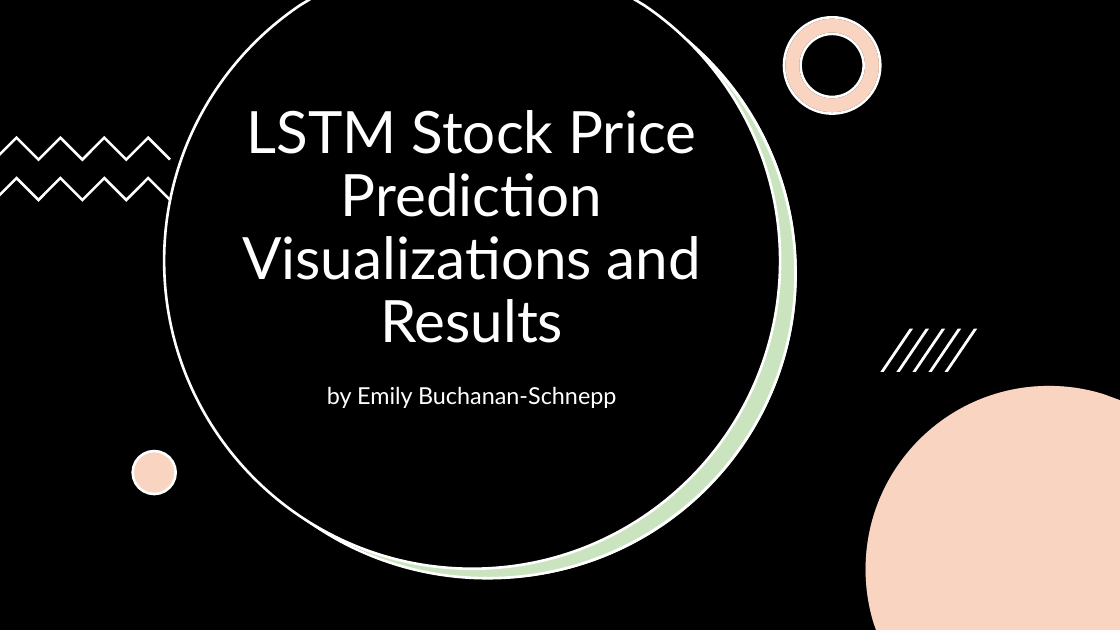
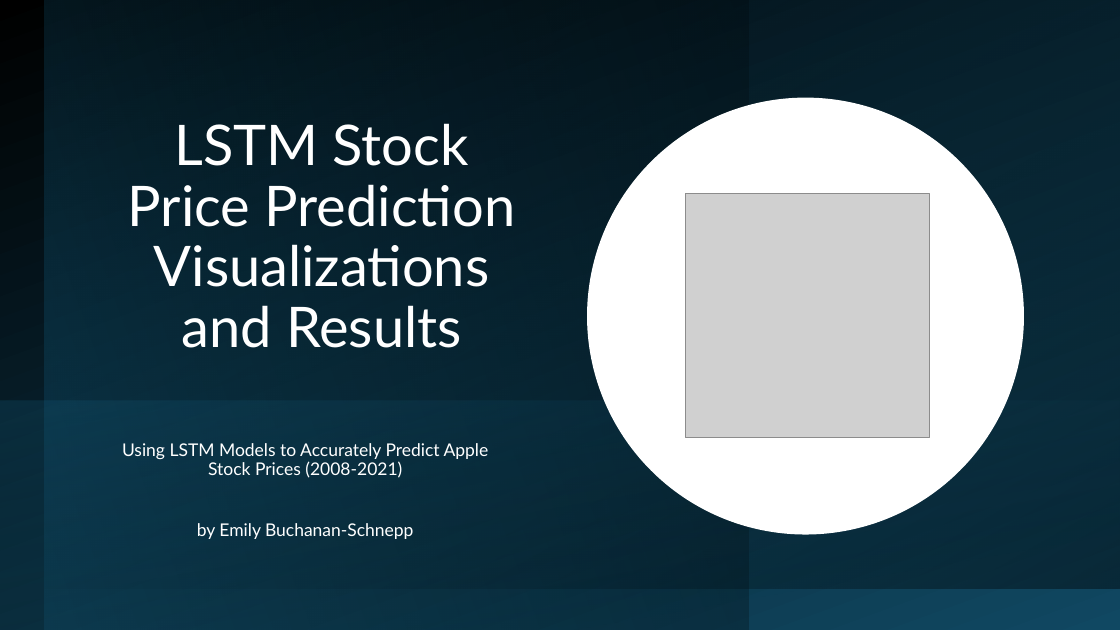
Before and after one commit to emilyschnepp/appleStockPrediction, a slide deck: slide 1 of appleStockResultsandViz.pptx. Drawn at 1120x630 pixels with LibreOffice and Linux fonts; fonts in the diff are those of the drawing; grey boxes stand for pictures. Boxes give left, top, right and bottom in pixels: in the first picture for what was removed or moved away, otherwise in the second. Text is boxed around its words. In the diff, an @@ line names an element or a change of style, - is before the commit and + after.

```diff
--- a/appleStockResultsandViz.pptx
+++ b/appleStockResultsandViz.pptx
@@ rectangle at (0, 0, 1120, 630): fill #000000 to gradient #000000 to #104862; mirrored @@
@@ rectangle added at (45, 0, 749, 630), fill gradient #104862 to #000000 @@
@@ rectangle added at (45, 0, 1120, 589), fill gradient #156082 to #000000 @@
@@ freeform shape removed at (164, 0, 780, 569) @@
@@ freeform shape removed at (180, 0, 796, 578) @@
@@ freeform shape removed at (186, 0, 797, 579) @@
@@ freeform shape removed at (784, 18, 881, 114) @@
@@ freeform shape removed at (784, 18, 881, 114) @@
@@ title "LSTM Stock Price Prediction Visualizations ...": place and size @@
-title "LSTM Stock Price Prediction Visualizations ..." at (242, 110, 701, 343)
+title "LSTM Stock Price Prediction Visualizations ..." at (128, 123, 516, 348)
@@ title "LSTM Stock Price Prediction Visualizations ..." at (128, 123, 516, 348): size 50 to 48 pt @@
@@ ellipse added at (587, 97, 1024, 534), fill #FFFFFF @@
@@ freeform shape removed at (0, 136, 171, 161) @@
@@ freeform shape removed at (0, 176, 171, 202) @@
@@ picture added at (686, 194, 929, 438) @@
@@ group removed at (881, 329, 977, 371): 5 freeform shapes @@
@@ subtitle removed at (327, 386, 616, 408) @@
-by Emily Buchanan-Schnepp
@@ freeform shape removed at (865, 386, 1120, 630) @@
@@ freeform shape removed at (865, 386, 1120, 630) @@
@@ rectangle added at (0, 400, 1120, 630), fill gradient #156082 to #0B3041 @@
@@ subtitle added at (122, 443, 489, 539), 15 pt, text #FFFFFF @@
+Using LSTM Models to Accurately Predict Apple Stock Prices (2008-2021)
+by Emily Buchanan-Schnepp
@@ ellipse removed at (133, 451, 176, 494) @@
@@ ellipse removed at (133, 451, 176, 494) @@
```
Also in this commit, not shown: 5 other slides changed, 2 slides added, 2 slides removed.
